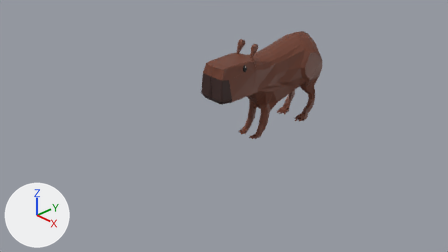
Before and after pictures for a commit that changed the Blender file asset-sources/Capybara - Moving.blend.
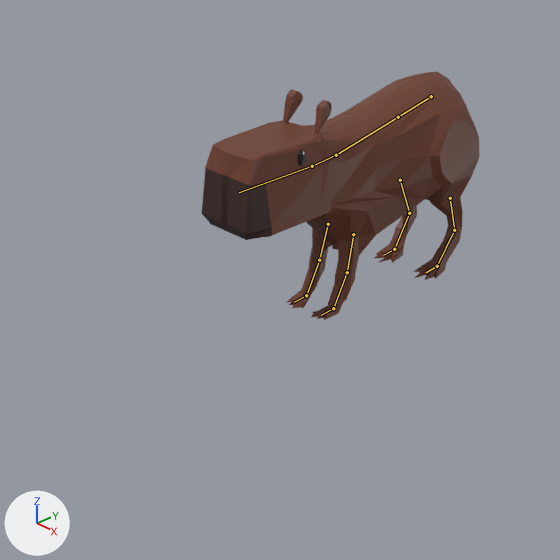
Old and new are each drawn from the file's camera 'Camera' and again close up on the part from 25% to 80% of the width and 0% to 97% of the height. The axes (+X, +Y, +Z) are drawn at lower left. The lights are the same throughout. The bones that bend it are drawn over the model as lines in the close-ups.
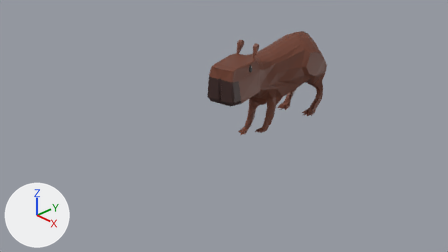
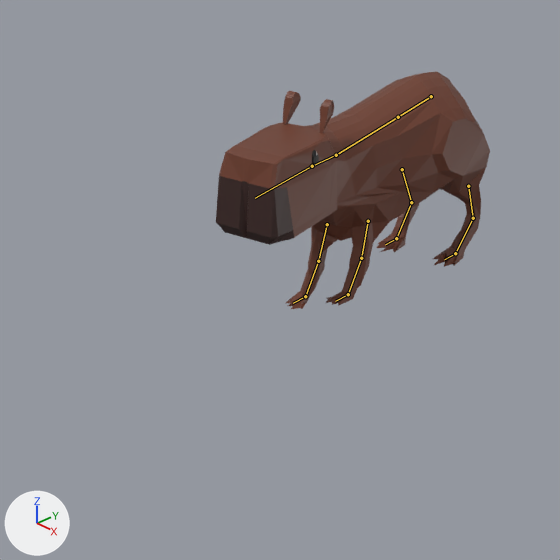
The newer file adds an action. The first version stands in its rest pose; the second is drawn at frame 16 of the action 'Other'.

The edits, one by one:
Bone 'Bone.003' (bone_bone_003) turns from (0, 0, 0) to (0, 0, -12) degrees about its own x, y and z.
Bone 'Arm.l' (bone_arm_l) moves from (0.0, 0.0, 0.0) to (0.007, -0.155, -0.219).
Bone 'barm.l' (bone_barm_l) moves from (0.0, 0.0, 0.0) to (-0.356, 0.069, -0.004).
Bone 'barm.r' (bone_barm_r) moves from (0.0, 0.0, 0.0) to (-0.074, -0.12, 0.007).

What differs and where, as boxes (x1, y1, x2, y2) in the close-ups (560 x 560 px):
'Cube', posed: before (202, 72, 480, 320); after (216, 72, 490, 309)
bone 'Bone.003', root to tip: before (312, 166) to (239, 192); after (312, 166) to (255, 198)
bone 'Arm.l', root to tip: before (353, 234) to (347, 272); after (368, 221) to (361, 258)
bone 'barm.l', root to tip: before (450, 198) to (454, 230); after (468, 186) to (473, 218)
bone 'barm.r', root to tip: before (400, 180) to (409, 213); after (402, 169) to (411, 202)
